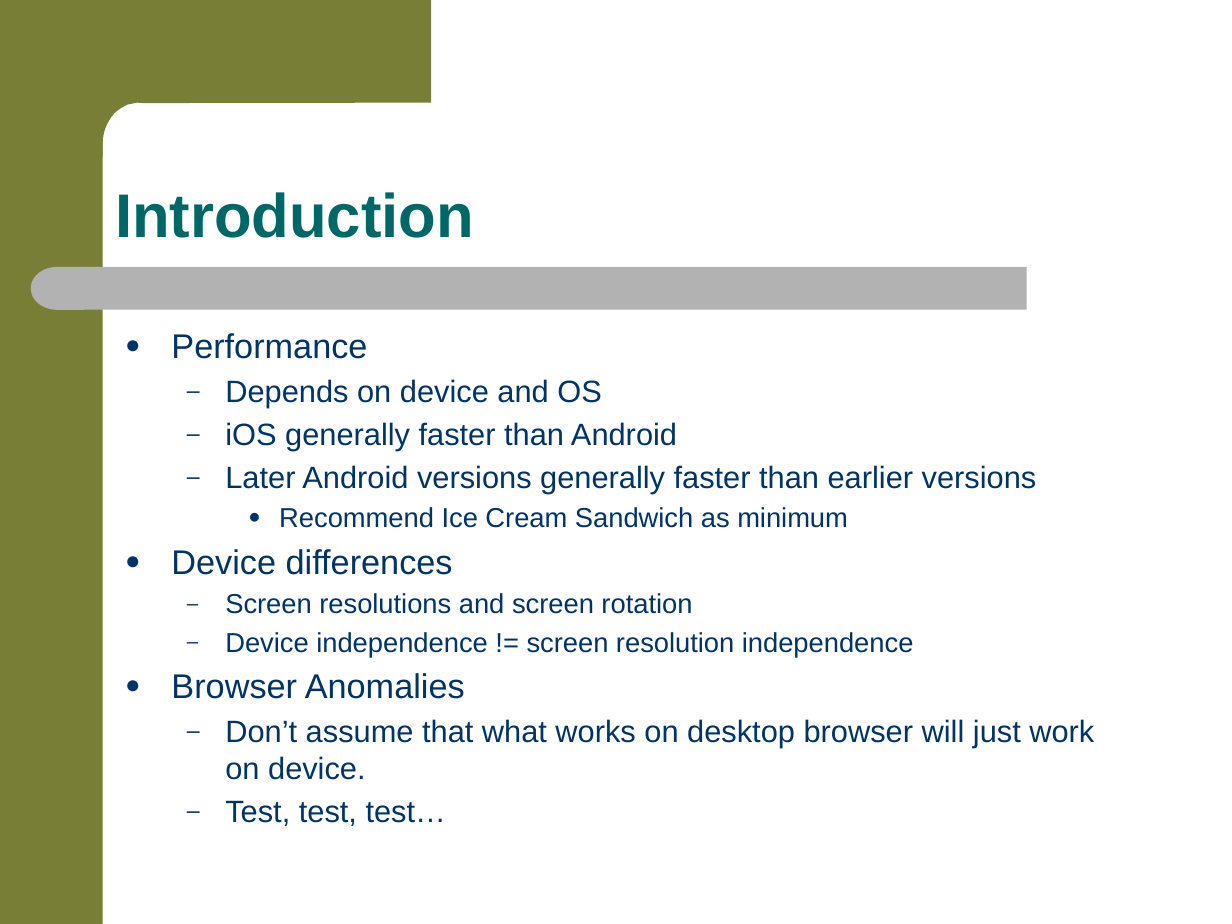
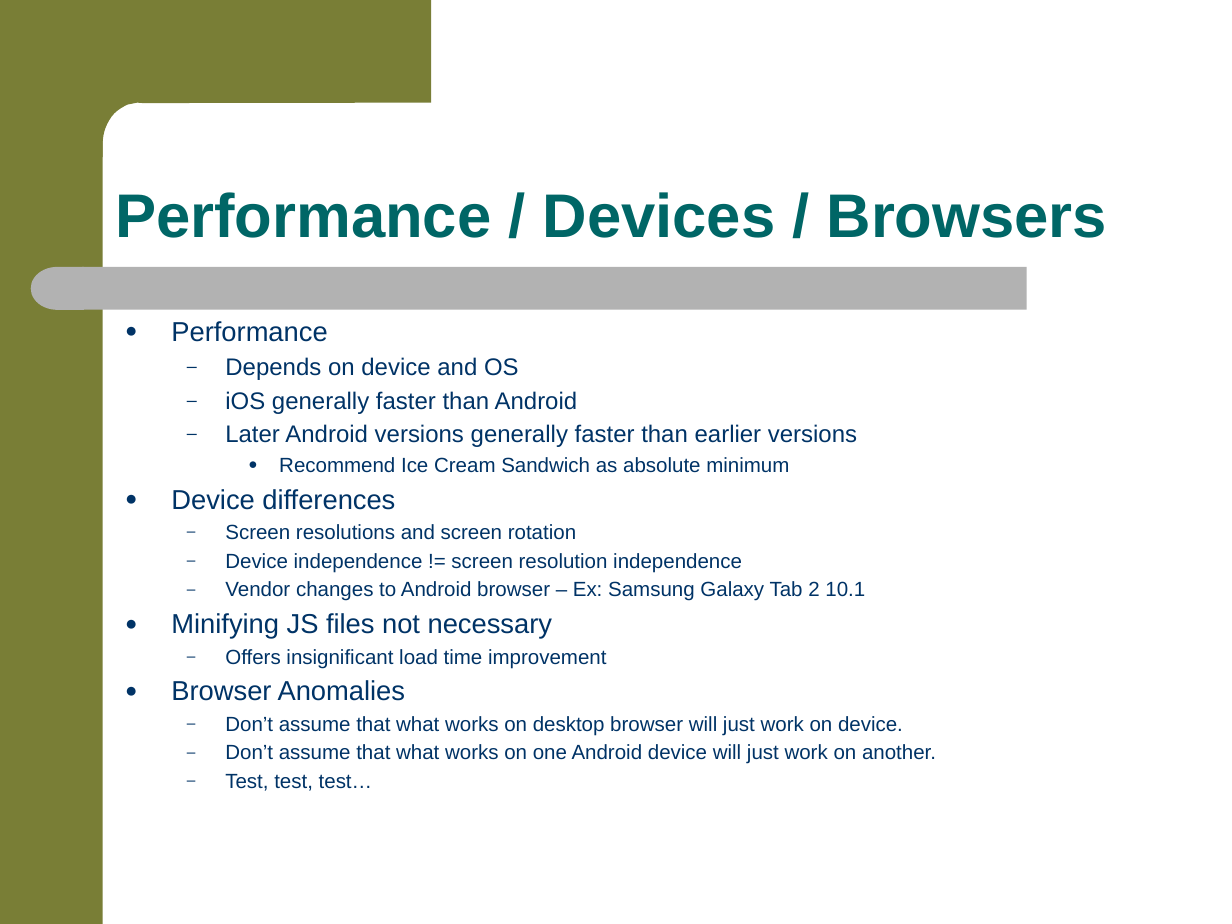
Before and after one commit to jkwuc89/RealPhonegapApp, a slide deck: slide 16 of RealWorldMobileAppDevelopment.pptx (slide 6 before the commit). Drawn at 1232x924 pixels with LibreOffice and Linux fonts; fonts in the diff are those of the drawing; background and template pictures are left out. Boxes give left, top, right and bottom in pixels: in the first picture for what was removed or moved away, otherwise in the second. Text is boxed around its words. In the diff, an @@ line names an element or a change of style, - is before the commit and + after.

```diff
--- a/RealWorldMobileAppDevelopment.pptx
+++ b/RealWorldMobileAppDevelopment.pptx
@@ title at (x1=115, y1=192, x2=1108, y2=238): text changed @@
-Introduction
+Performance / Devices / Browsers
@@ text "Performance" moved from (x1=171, y1=333, x2=1094, y2=826) to (x1=171, y1=321, x2=936, y2=791) @@
@@ text at (x1=171, y1=321, x2=903, y2=791): size 20 to 16 pt in "Performance", "Device differences", "Browser Anomalies"; size 18 to 14 pt in "Depends on device and OS", "iOS generally faster than Android", "Later Android versions generally faster than earlier ..."; size 16 to 12 pt in "Screen resolutions and screen rotation", "Device independence != screen resolution independence"; size 18 to 12 pt in "Don’t assume that what works on desktop ...", "Test, test, test…"; less space between paragraphs @@
@@ text at (x1=279, y1=507, x2=848, y2=528): text changed; size 16 to 12 pt @@
-    ● Recommend Ice Cream Sandwich as minimum
+    ● Recommend Ice Cream Sandwich as absolute minimum
@@ text at (x1=171, y1=581, x2=865, y2=668): paragraphs added @@
+  – Vendor changes to Android browser – Ex: Samsung Galaxy Tab 2 10.1
+● Minifying JS files not necessary
+  – Offers insignificant load time improvement
@@ text at (x1=225, y1=744, x2=936, y2=764): paragraph added @@
+  – Don’t assume that what works on one Android device will just work on another.
```
Also in this commit, not shown: 11 other slides changed, 4 slides added.
